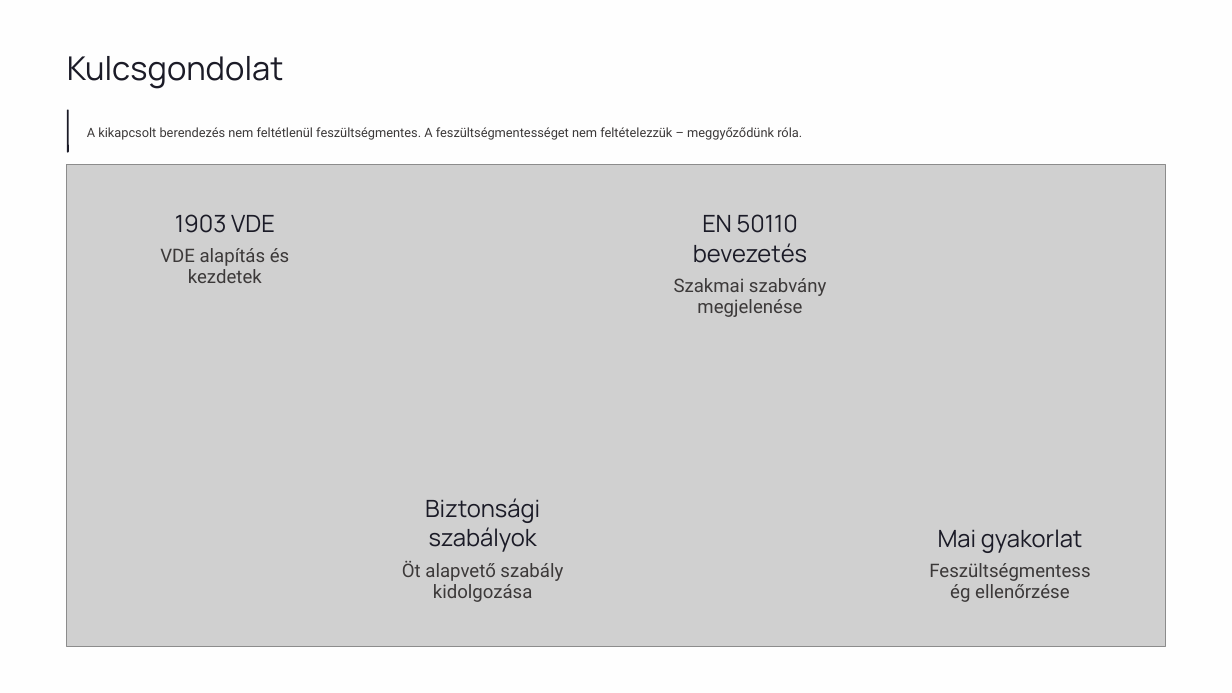
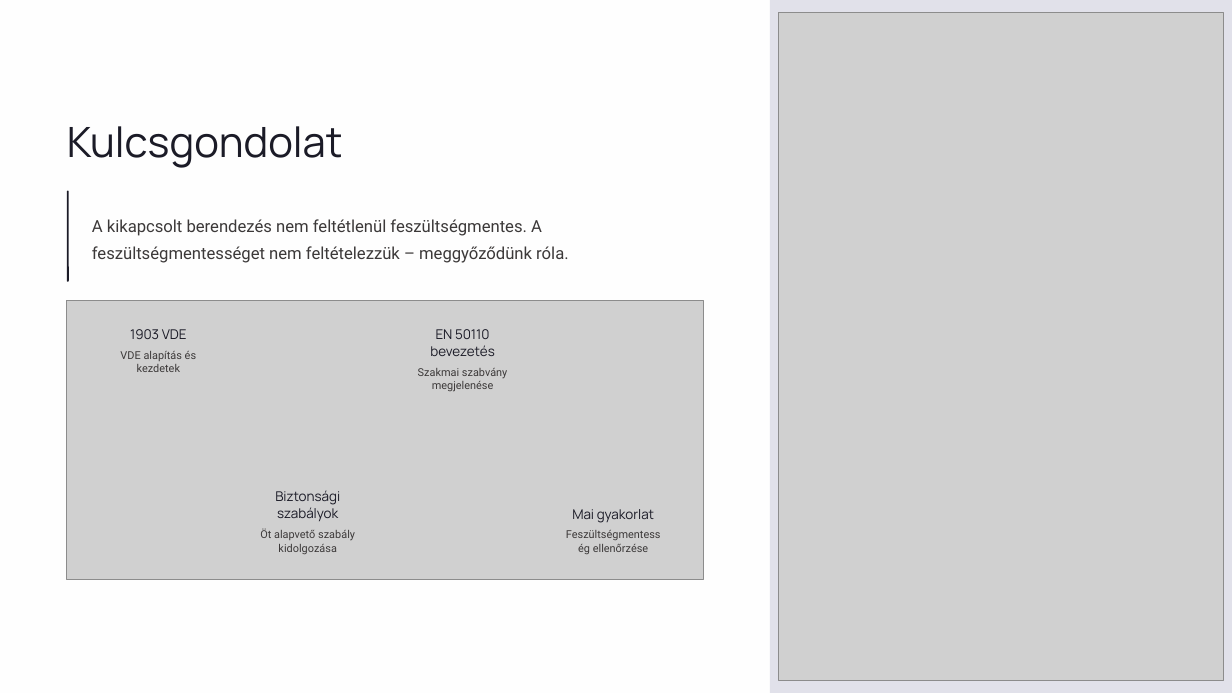
Before and after one commit to zsfazekas65-stack/IAP, a slide deck: slide 2 of ppt/villamosszereles11/03_het.pptx. Drawn at 1232x693 pixels with LibreOffice and Linux fonts; fonts in the diff are those of the drawing; grey boxes stand for pictures. Boxes give left, top, right and bottom in pixels: in the first picture for what was removed or moved away, otherwise in the second. Text is boxed around its words. In the diff, an @@ line names an element or a change of style, - is before the commit and + after.

```diff
--- a/ppt/villamosszereles11/03_het.pptx
+++ b/ppt/villamosszereles11/03_het.pptx
@@ rectangle added at [770,0,1232,693], fill #E1E1EA @@
@@ picture added at [778,13,1224,681] @@
@@ text "Kulcsgondolat": place and size @@
-text "Kulcsgondolat" at [67,56,284,89]
+text "Kulcsgondolat" at [67,126,343,168]
@@ text "Kulcsgondolat" at [67,126,343,168]: size 25.5 to 32.5 pt @@
@@ picture removed at [67,165,1165,646] @@
@@ rounded rectangle: place and size @@
-rounded rectangle at [67,110,68,153]
+rounded rectangle at [67,190,68,282]
@@ text "A kikapcsolt berendezés nem feltétlenül ...": place and size @@
-text "A kikapcsolt berendezés nem feltétlenül ..." at [87,127,802,140]
+text "A kikapcsolt berendezés nem feltétlenül ..." at [92,219,568,263]
@@ text "A kikapcsolt berendezés nem feltétlenül ..." at [92,219,568,263]: size 10 to 13 pt; line spacing 1.2 to 1.33 @@
@@ picture added at [67,300,703,579] @@
@@ text "1903 VDE": place and size @@
-text "1903 VDE" at [175,214,275,233]
+text "1903 VDE" at [130,329,187,339]
@@ size 18.5 to 10.5 pt in 4 elements at [275,490,340,521], [130,329,187,339], [572,509,654,523], [430,329,494,356] @@
@@ text "EN 50110 bevezetés": place and size @@
-text "EN 50110 bevezetés" at [693,214,807,263]
+text "EN 50110 bevezetés" at [430,329,494,356]
@@ text "VDE alapítás és kezdetek": place and size @@
-text "VDE alapítás és kezdetek" at [160,248,289,283]
+text "VDE alapítás és kezdetek" at [120,351,196,372]
@@ size 14.5 to 8.5 pt; line spacing 0.94 to 1.04 in 4 elements at [120,351,196,372], [260,528,355,554], [593,544,648,552], [418,368,507,392] @@
@@ text "Szakmai szabvány megjelenése": place and size @@
-text "Szakmai szabvány megjelenése" at [674,278,826,317]
+text "Szakmai szabvány megjelenése" at [418,368,507,392]
@@ text "Biztonsági szabályok": place and size @@
-text "Biztonsági szabályok" at [425,498,540,552]
+text "Biztonsági szabályok" at [275,490,340,521]
@@ text "Mai gyakorlat": place and size @@
-text "Mai gyakorlat" at [938,529,1083,553]
+text "Mai gyakorlat" at [572,509,654,523]
@@ text "Öt alapvető szabály kidolgozása": place and size @@
-text "Öt alapvető szabály kidolgozása" at [402,561,563,602]
+text "Öt alapvető szabály kidolgozása" at [260,528,355,554]
@@ text "Feszültségmentesség ellenőrzése": place and size @@
-text "Feszültségmentesség ellenőrzése" at [975,584,1069,598]
+text "Feszültségmentesség ellenőrzése" at [593,544,648,552]
```
Also in this commit, not shown: 16 other slides changed.
